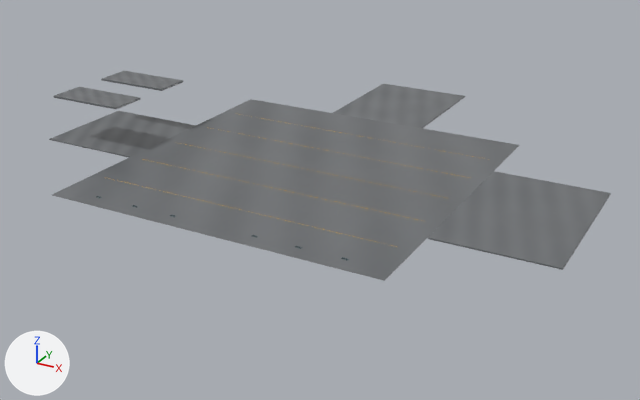
Renders of the FBX model stw-o3de/Project/Assets/IndustrialYard/STW_INDUSTRIAL_YARD_01/Environment/STW_INDUSTRIAL_YARD_01_deck.fbx from each side of a commit.
Rendered twice from a 50 mm camera at (29.1, -50.3, 23.0) aimed at (1.9, -0.7, -1.8). The axes (+X, +Y, +Z) are drawn at lower left. The lights are the same throughout. The first picture is the older version.

The first picture shows 'annex_ground_floor', 'annex_upper_floor_north', 'annex_upper_floor_south', 'containerhof_ground', 'scrapyard_ground', 'wet_concrete_deck' and 5 more.
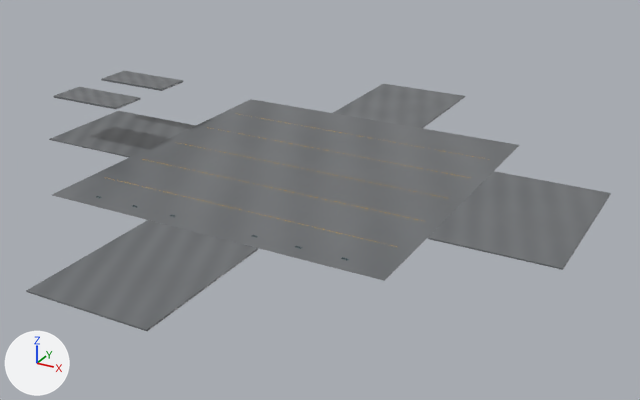
What differs and where, as boxes (x1, y1, x2, y2) in the pictures (640 x 400 px):
'verladezone_ground', added: after (26, 220, 258, 331)

The change in detail:
Mesh me_cube_198 is new.
It has 56 vertices, 54 faces and spans x -4.0..4.0, y -5.0..5.0, z -0.05..0.05.
It uses material mat_m_iy_concretewet.
Object 'verladezone_ground' (ob_verladezone_ground) is new; it shows me_cube_198.
Its location is (0.0, -17.0, -0.05).
